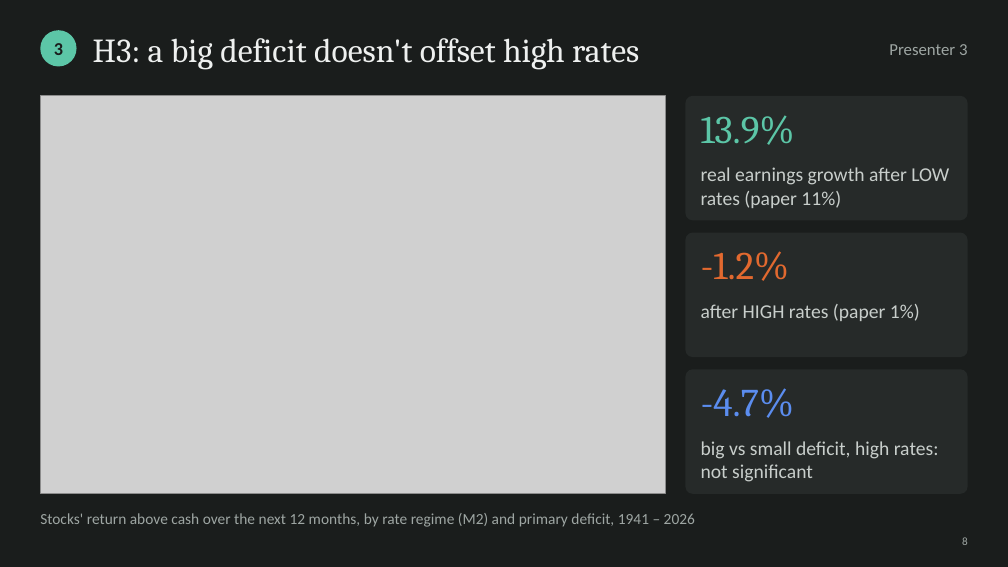
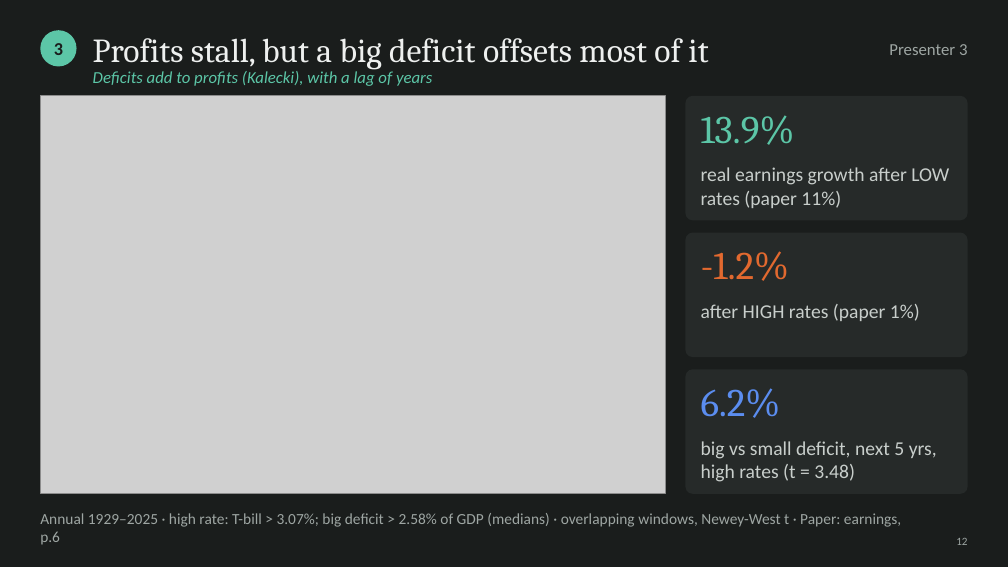
Before and after one commit to cyee02/MQF, a slide deck: slide 13 of QF600/Final Assignment/04 - Presentation Slides Group 6.pptx (slide 8 before the commit). Drawn at 1008x567 pixels with LibreOffice and Linux fonts; fonts in the diff are those of the drawing; grey boxes stand for pictures. Boxes give left, top, right and bottom in pixels: in the first picture for what was removed or moved away, otherwise in the second. Text is boxed around its words. In the diff, an @@ line names an element or a change of style, - is before the commit and + after.

```diff
--- a/QF600/Final Assignment/04 - Presentation Slides Group 6.pptx
+++ b/QF600/Final Assignment/04 - Presentation Slides Group 6.pptx
@@ text at (93, 38, 708, 70): text changed @@
-H3: a big deficit doesn't offset high rates
+Profits stall, but a big deficit offsets most of it
@@ text added at (93, 69, 432, 86), 12 pt, text #5CC6A7, italic @@
+Deficits add to profits (Kalecki), with a lag of years
@@ text at (701, 388, 781, 418): text changed @@
--4.7%
+6.2%
@@ text at (701, 441, 937, 482): text changed @@
-big vs small deficit, high rates: not significant
+big vs small deficit, next 5 yrs, high rates (t = 3.48)
@@ text at (40, 513, 901, 545): text changed @@
-Stocks' return above cash over the next 12 months, by rate regime (M2) and primary deficit, 1941 – 2026
+Annual 1929–2025 · high rate: T-bill > 3.07%; big deficit > 2.58% of GDP (medians) · overlapping windows, Newey-West t · Paper: earnings, p.6
@@ text at (956, 538, 967, 545): text changed @@
-8
+12
```
Also in this commit, not shown: 18 other slides changed, 7 slides added, 29 other files.
